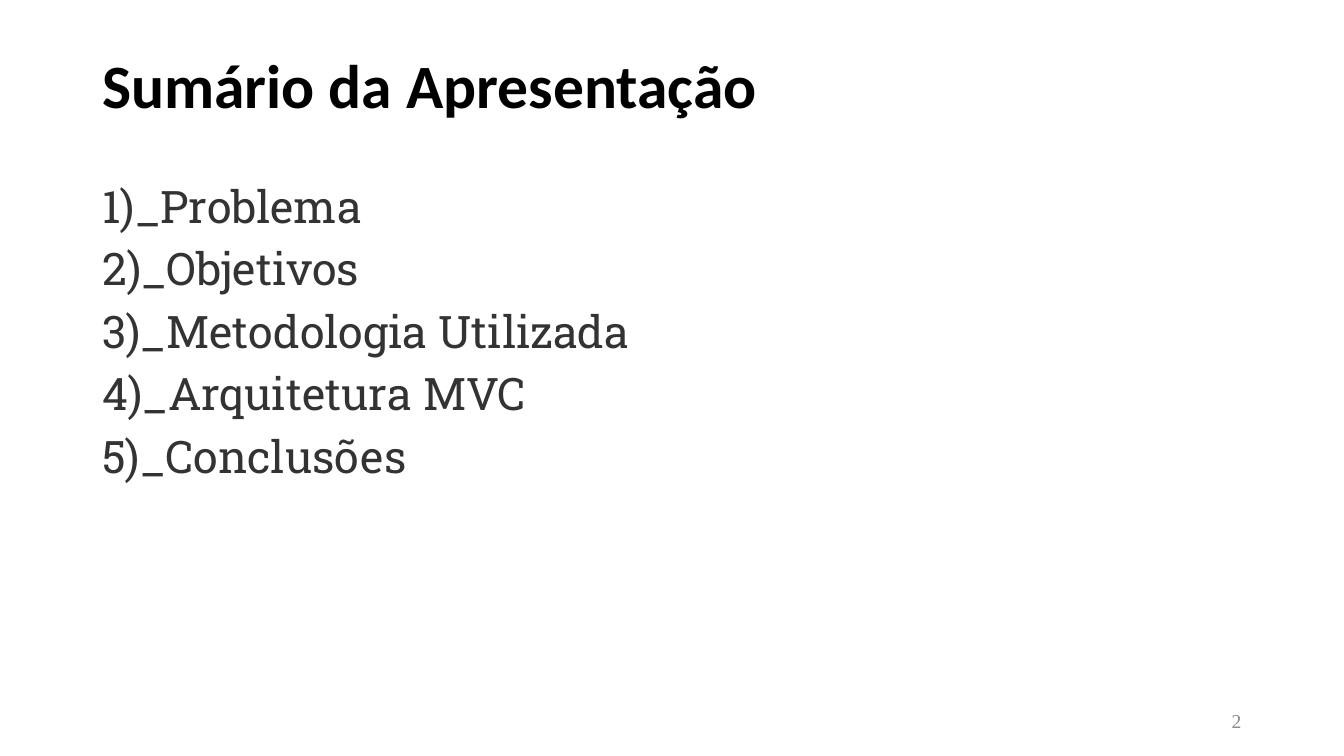
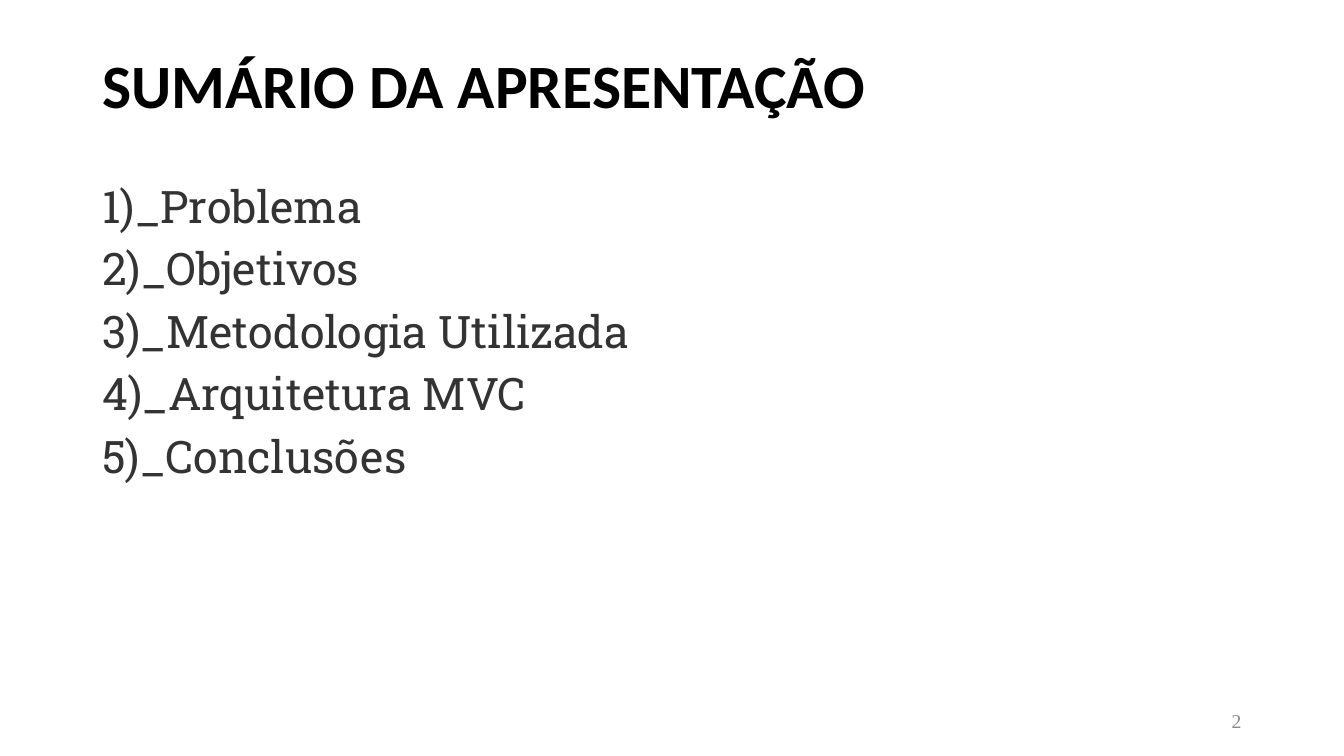
Before and after one commit to ICEI-PUC-Minas-PMV-ADS/pmv-ads-2023-1-e2-proj-int-t3-projeto-pedal-1, a slide deck: slide 2 of presentation/Apresentação_ProjetoPedal.pptx. Drawn at 1344x756 pixels with LibreOffice and Linux fonts; fonts in the diff are those of the drawing. Boxes give left, top, right and bottom in pixels: in the first picture for what was removed or moved away, otherwise in the second. Text is boxed around its words. In the diff, an @@ line names an element or a change of style, - is before the commit and + after.

```diff
--- a/presentation/Apresentação_ProjetoPedal.pptx
+++ b/presentation/Apresentação_ProjetoPedal.pptx
@@ text at box(102, 56, 865, 119): text changed @@
-Sumário da Apresentação
+SUMÁRIO DA APRESENTAÇÃO
```
Also in this commit, not shown: 9 other slides changed, 5 slides added, 2 slides removed.
